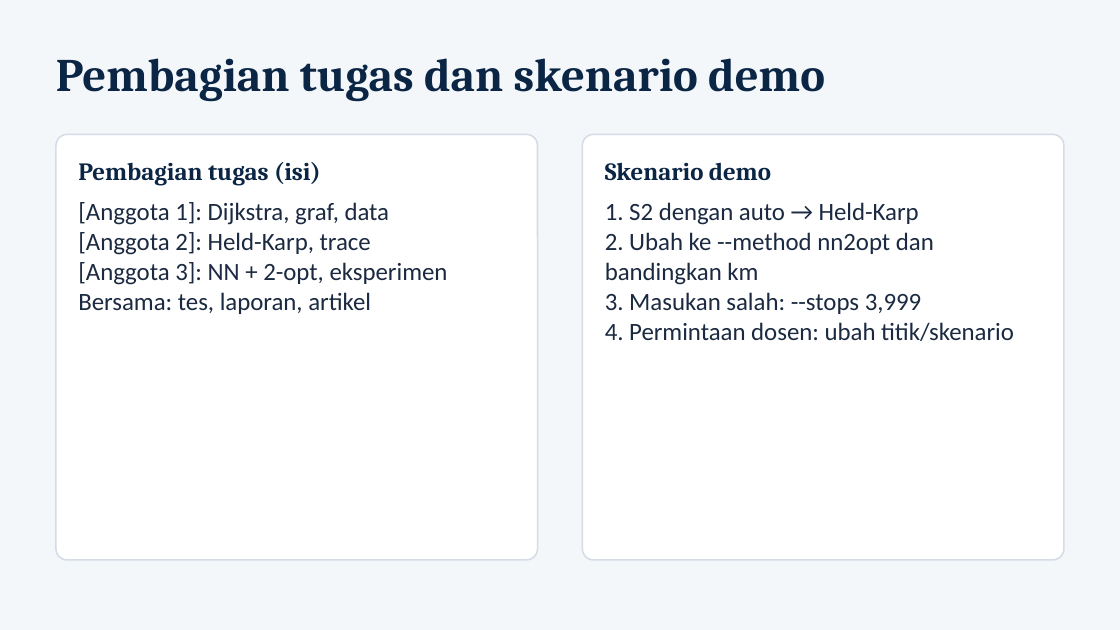
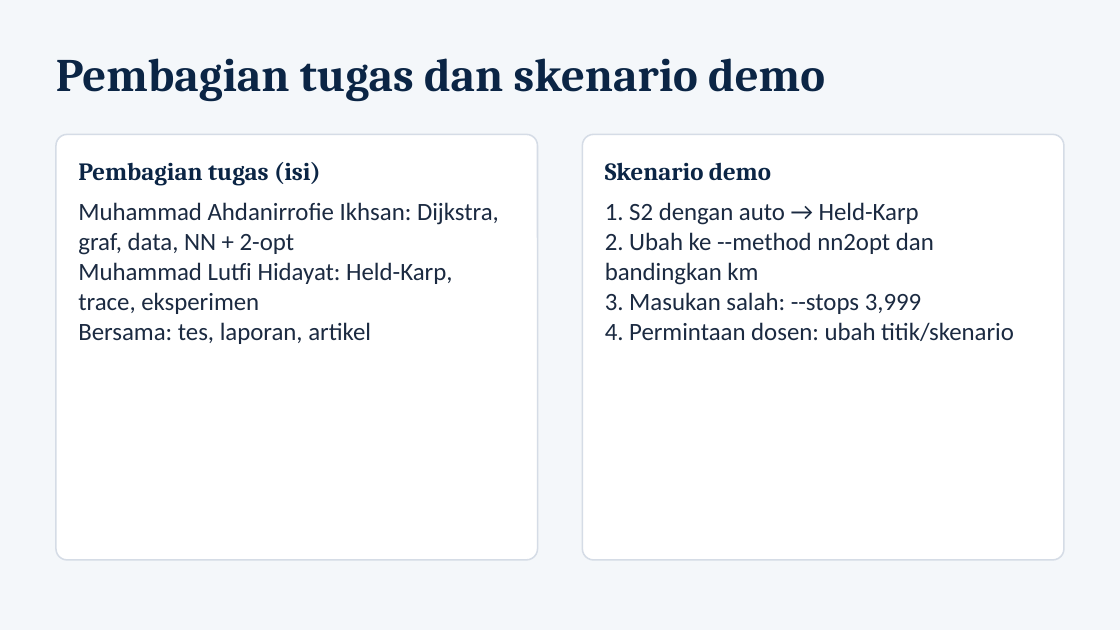
Before and after one commit to muhammadahdan/Project_UAS_DAA, a slide deck: slide 14 of rute-kurir-jakarta/docs/D10_slide_presentasi.pptx. Drawn at 1120x630 pixels with LibreOffice and Linux fonts; fonts in the diff are those of the drawing. Boxes give left, top, right and bottom in pixels: in the first picture for what was removed or moved away, otherwise in the second. Text is boxed around its words. In the diff, an @@ line names an element or a change of style, - is before the commit and + after.

```diff
--- a/rute-kurir-jakarta/docs/D10_slide_presentasi.pptx
+++ b/rute-kurir-jakarta/docs/D10_slide_presentasi.pptx
@@ text at (78, 202, 499, 314): text changed @@
-[Anggota 1]: Dijkstra, graf, data
-[Anggota 2]: Held-Karp, trace
-[Anggota 3]: NN + 2-opt, eksperimen
+Muhammad Ahdanirrofie Ikhsan: Dijkstra, graf, data, NN + 2-opt
+Muhammad Lutfi Hidayat: Held-Karp, trace, eksperimen
```
Also in this commit, not shown: 2 other slides changed.
